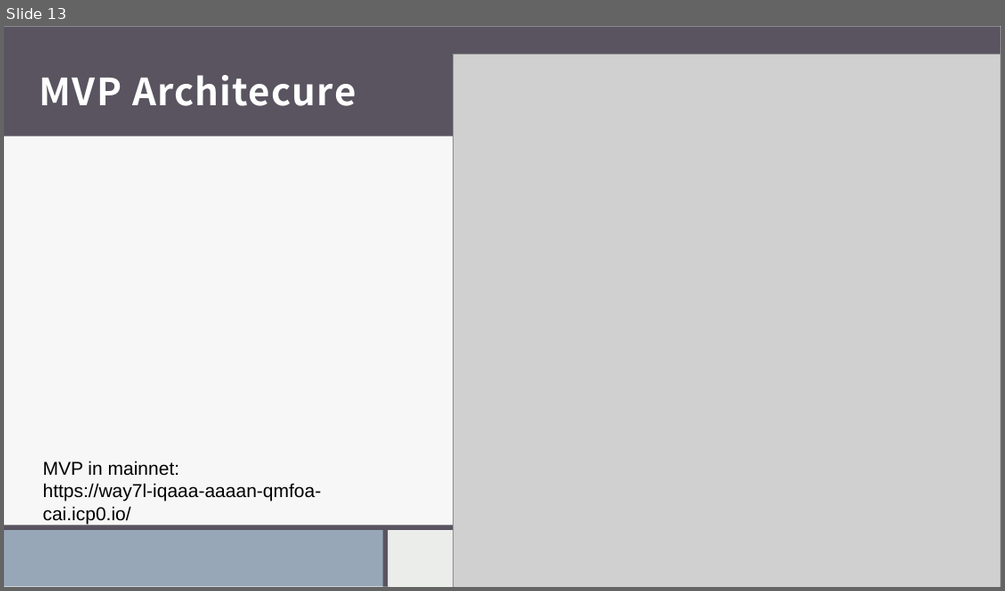
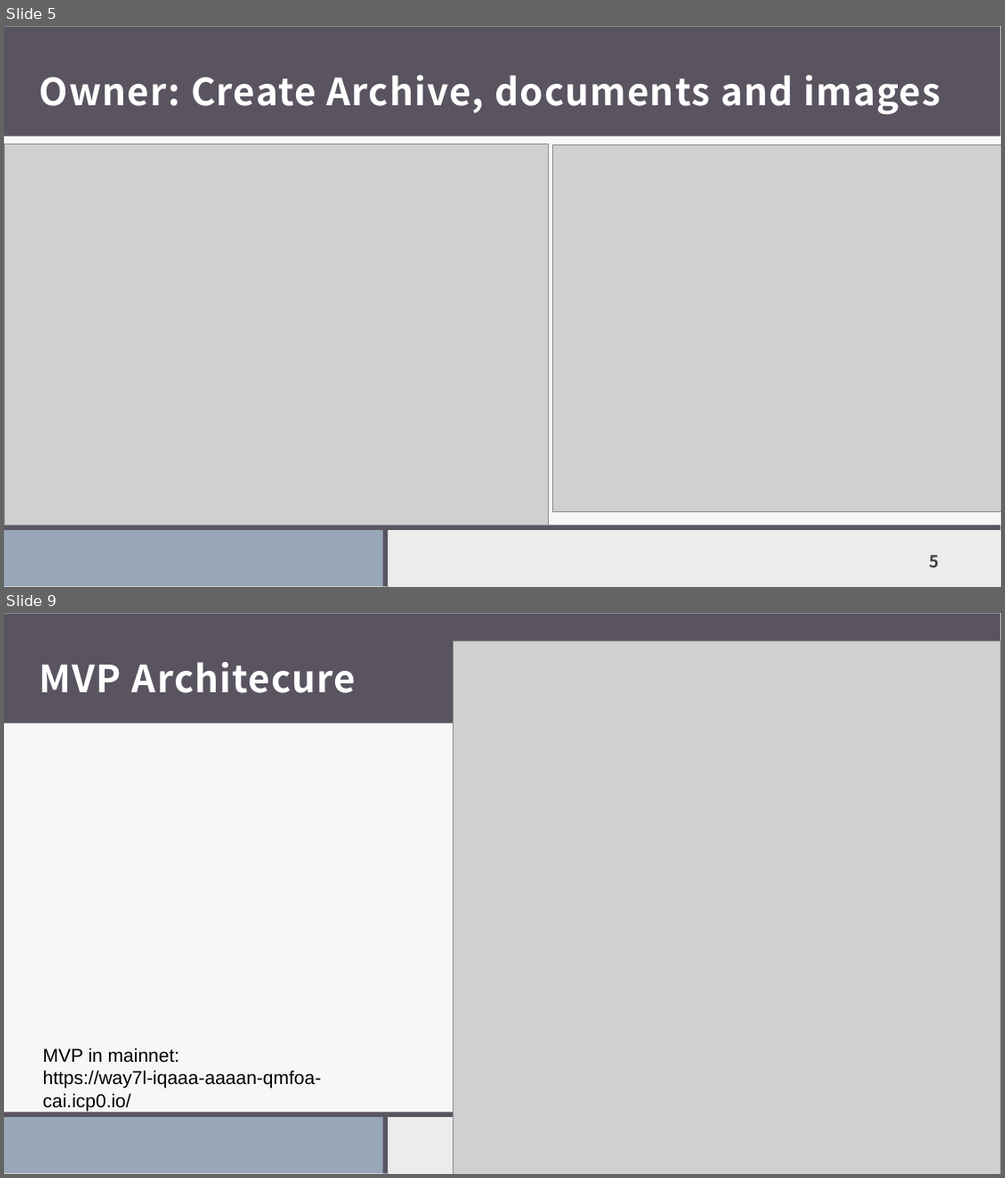
Before and after one commit to RobertoPirrone/digitaltechne, a slide deck: src/docs/presentations/21maggio.pptx. Shown one above the other, each under a label of ours: slide 13 before the commit, slides 5 and 9 after it; the slides between them are not shown. The pictures are 1005x591 and 1005x1178 pixels, drawn with LibreOffice and Linux fonts; fonts in the diff are those of the drawing; grey boxes stand for pictures. Boxes give left, top, right and bottom in pixels: in the first picture for what was removed or moved away, otherwise in the second. Text is boxed around its words. In the diff, an @@ line names an element or a change of style, - is before the commit and + after.

```diff
--- a/src/docs/presentations/21maggio.pptx
+++ b/src/docs/presentations/21maggio.pptx
@@ slide 5 added at [4,26,1001,587], background #EBEDEB; not listed: 8 template elements that a slide beside it also shows @@
@@ title added at [40,75,940,114], 36 pt, text #FFFFFF, bold @@
+Owner: Create Archive, documents and images
@@ picture added at [4,143,549,524] @@
@@ picture added at [552,145,1001,511] @@
@@ page number added at [929,555,938,567], 16 pt, text #404040, bold @@
+5
@@ what was slide 13 is now slide 9 @@
```
Also in this commit, not shown: 7 slides changed, 5 slides removed, 12 other files.
